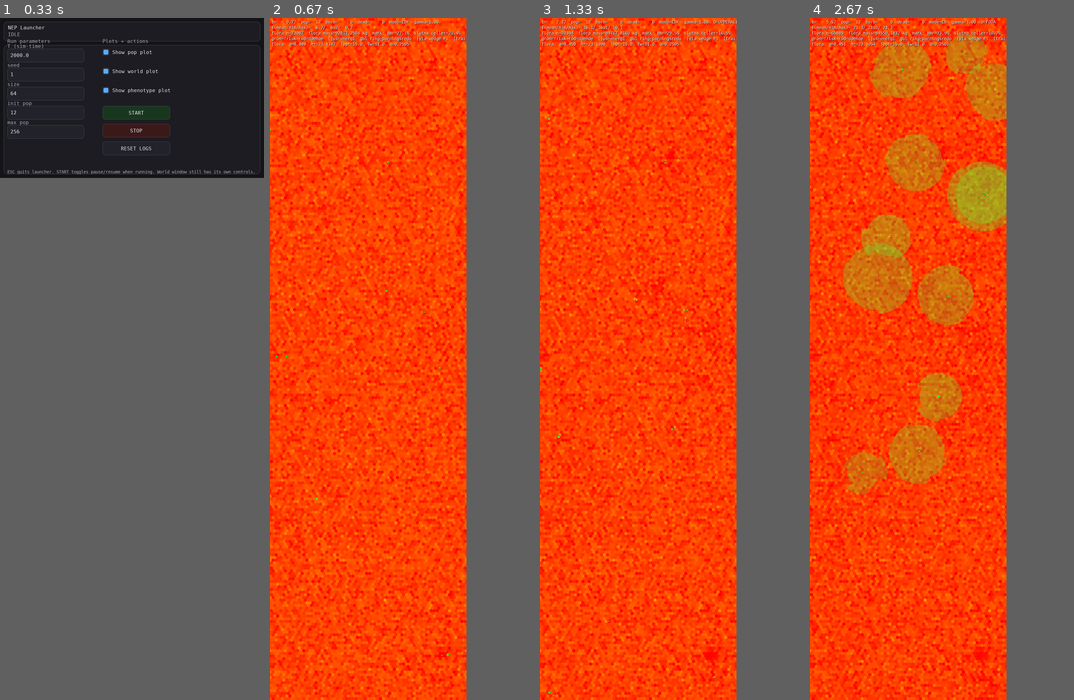
Above: before the commit, frames 1-4 (left to right).
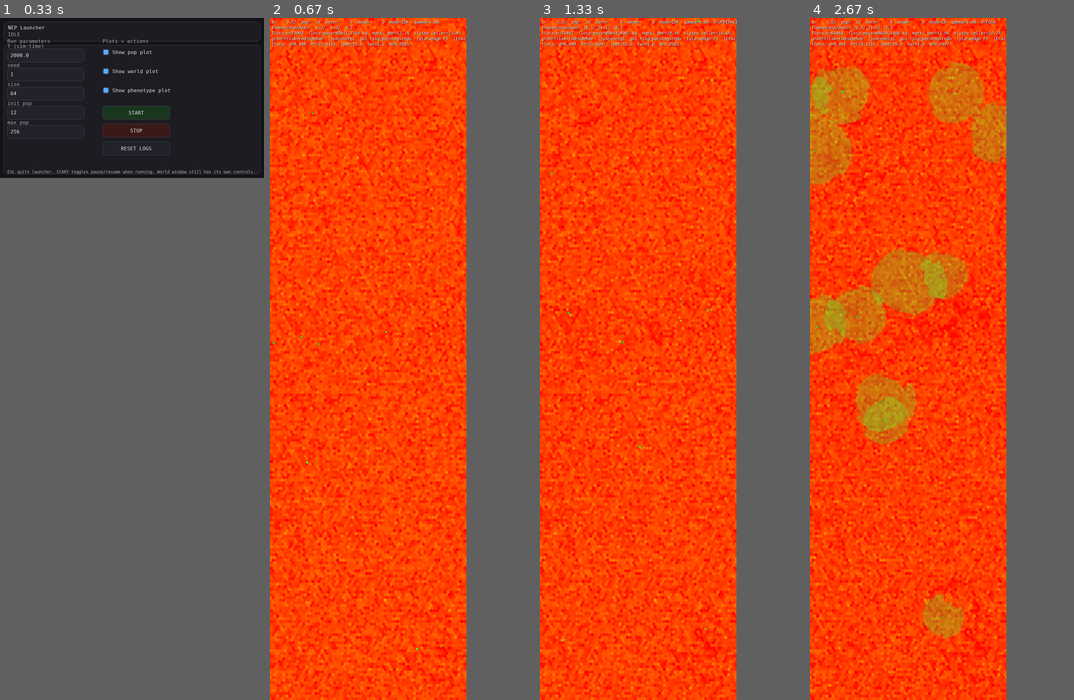
Above: after the commit, the same moments.

Repository: JoakimStorck/nep-process
Game: pygame game, started from nep_gui_launcher.py
Same seed, same stepped clock (60 frames per second), same inputs: the game is played once before the commit and once after it.
Inputs (mouse positions are in pixels of both pictures, inside the frame that each line leads up to):
- Up to frame 1 (0.33 s): no input
- Up to frame 2 (0.67 s): click "START" at 0.38 s
- Up to frame 3 (1.33 s): hold D 0.67-1.13 s; move the mouse to (685, 461) at 0.7 s; hold W from 1.17 s (still down); move the mouse to (706, 440) at 1.2 s; tap Space at 1.23 s
- Up to frame 4 (2.67 s): release W at 1.47 s; hold D 1.5-1.97 s; move the mouse to (926, 181) at 1.53 s; tap Space at 1.57, 1.87, 2.07, 2.37, 2.63 s; hold A 2-2.53 s; move the mouse to (836, 372) at 2.03 s; tap 1 at 2.15 s; hold A from 2.57 s (still down); move the mouse to (870, 113) at 2.6 s

Frame 1 is identical in both runs. In frame 2, 0.8% of the frame differs, in the area x 0-75%, y 0-99%; in frame 3, 3.8%; in frame 4, 28%, in the area x 0-75%, y 0-100%.

Commit message:
0181: livshistoriens massor blir andelar av vuxenmassan
`M_target` spänner 0,2–4,0 kg, alltså tjugo gångers skillnad i kroppsstorlek.
`child_M` och `M_repro_min` var absoluta och oberoende av den.

En kropp med M_target = 0,20 investerade 0,16–0,40 kg i en kull, alltså upp till
tvåhundra procent av sin egen vuxenmassa, och nådde fortplantningsmassan 0,3–0,9
kg först efter att ha passerat den — den kunde aldrig reproducera sig. En kropp
med M_target = 4,00 investerade fyra till tio procent och mognade vid åtta till
tjugotvå procent. Den hade det för lätt.

Uppmätt investerade åtta procent av populationen mer än halva sin egen vuxenmassa
i en kull. Kroppsstorleken var därmed inte en livshistoriestrategi utan bara en
underhållskostnad — den gav ingen billigare reproduktion tillbaka, och det
förklarar varför `M_target` kunde drivas uppåt i p179 utan att betala.

Andelarna är valda så att medianen ligger kvar där de absoluta talen låg vid
M_target ≈ 2,0: `child_frac` 0,08–0,20 ger 0,16–0,40 kg och `M_repro_frac`
0,15–0,45 ger 0,30–0,90 kg. Bevarad storlek, rättad form.

Uppmätt i liten6, 400 tick, tre frön: 49/81/59 mot 0180:s 78/54/47. Spridningen
mellan frön är stor och riktningen otydlig vid de talen; det som är verifierat är
att axeln blivit skalfri.

En öppen post: M_repro_frac 0,15–0,45 betyder att ett djur föder vid femton till
fyrtiofem procent av sin vuxenmassa, där ett verkligt däggdjur gör det vid sextio
till åttio. Talet är bevarat och inte härlett, av samma skäl som M_waste_frac.

Diff:
--- a/phenotype.py
+++ b/phenotype.py
@@ -361,8 +361,12 @@
 
     # Barnets massa vid födseln.
     # Kompromiss: litet nog att kosta föräldern rimligt, stort nog att överleva.
-    child_M_min: float = 0.16   # var 0.10 → 0.05 (för litet gav utrotning)
-    child_M_max: float = 0.40   # var 0.30 → 0.15 (gav utrotning) → 0.20
+    # Kullens totala massa som **andel av vuxenmassan** — reproduktiv
+    # ansträngning. Vid `M_target = 2,0` ger spannet 0,16–0,40 kg, alltså exakt
+    # de absoluta talen som stod här. Ett verkligt litet däggdjur investerar tio
+    # till tjugofem procent per kull; åtta till tjugo ligger i det spannet.
+    child_frac_min: float = 0.08
+    child_frac_max: float = 0.20
 
     # Kullstorlekens spann. Nedre änden är en unge, alltså dagens beteende som
     # specialfall och inte som borttaget. Vid övre änden och minsta investering
@@ -394,8 +398,10 @@
     predation_min: float = 0.0
     predation_max: float = 1.0
 
-    M_repro_min_min: float = 0.30   # var 0.20 — lite lägre för att hinna reproducera
-    M_repro_min_max: float = 0.90   # var 0.45
+    # Fortplantningsmassa som **andel av vuxenmassan**. Vid `M_target = 2,0`
+    # ger spannet 0,30–0,90 kg, alltså exakt de absoluta talen som stod här.
+    M_repro_frac_min: float = 0.15
+    M_repro_frac_max: float = 0.45
 
     # Nätverksarkitektur — tillåtna bredder för dolda lager.
     # Diskreta steg via snap-funktion i derive_pheno.
@@ -451,6 +457,30 @@
     hidden_1 = _snap_hidden(u_h1, int(R.hidden_min), int(R.hidden_max))
     hidden_2 = _snap_hidden(u_h2, int(R.hidden_min), int(R.hidden_max))
 
+    # **Livshistoriens massor är andelar av vuxenmassan, inte absoluta tal.**
+    #
+    # `M_target` spänner 0,2–4,0 kg, alltså tjugo gångers skillnad i kroppsstorlek.
+    # `child_M` och `M_repro_min` var absoluta och oberoende av den:
+    #
+    #   en kropp med `M_target = 0,20` skulle investera 0,16–0,40 kg i en kull,
+    #   alltså upp till **tvåhundra procent av sin egen vuxenmassa**, och nå
+    #   fortplantningsmassan 0,3–0,9 kg först efter att ha passerat den. Den kan
+    #   aldrig reproducera sig.
+    #
+    #   en kropp med `M_target = 4,00` investerar fyra till tio procent och
+    #   mognar vid åtta till tjugotvå. Den har det för lätt.
+    #
+    # Uppmätt investerade åtta procent av populationen mer än halva sin egen
+    # vuxenmassa i en kull. Kroppsstorleken var därmed inte en livshistorie-
+    # strategi utan bara en underhållskostnad — den gav ingen billigare
+    # reproduktion tillbaka.
+    #
+    # Andelarna är valda så att medianen ligger kvar där de absoluta talen låg
+    # vid `M_target ≈ 2,0`, alltså **bevarad storlek, rättad form**. Vad de
+    # faktiskt bör vara är en egen fråga: ett verkligt däggdjur föder vid sextio
+    # till åttio procent av vuxenmassan, inte vid tjugofem.
+    M_target = float(_lerp(R.M_target_min, R.M_target_max, u_Mtarget))
+
     return Phenotype(
         A_mature=float(_lerp(R.A_mature_min, R.A_mature_max, u_mature)),
         repro_rate=float(_lerp(R.repro_rate_min, R.repro_rate_max, u_prepro)),
@@ -458,8 +488,8 @@
         repro_cost=float(_lerp(R.repro_cost_min, R.repro_cost_max, u_cost)),
 
         # NEW
-        M_repro_min=float(_lerp(R.M_repro_min_min, R.M_repro_min_max, u_mrepro)),
-        M_target=float(_lerp(R.M_target_min, R.M_target_max, u_Mtarget)),
+        M_repro_min=float(M_target * _lerp(R.M_repro_frac_min, R.M_repro_frac_max, u_mrepro)),
+        M_target=M_target,
 
         metabolism_scale=float(_lerp(R.metabolism_min, R.metabolism_max, u_metab)),
         susceptibility=float(_lerp(R.susceptibility_min, R.susceptibility_max, u_susc)),
@@ -477,7 +507,7 @@
         child_E_fast=float(_lerp(R.child_E_fast_min, R.child_E_fast_max, u_cef)),
         child_E_slow=float(_lerp(R.child_E_slow_min, R.child_E_slow_max, u_ces)),
         child_Fg=float(_lerp(R.child_Fg_min, R.child_Fg_max, u_cfg)),
-        child_M=float(_lerp(R.child_M_min, R.child_M_max, u_childM)),
+        child_M=float(M_target * _lerp(R.child_frac_min, R.child_frac_max, u_childM)),
 
         risk_aversion=float(u_risk),
         sociability=float(u_soc),
Not shown, changed: TODO.md
